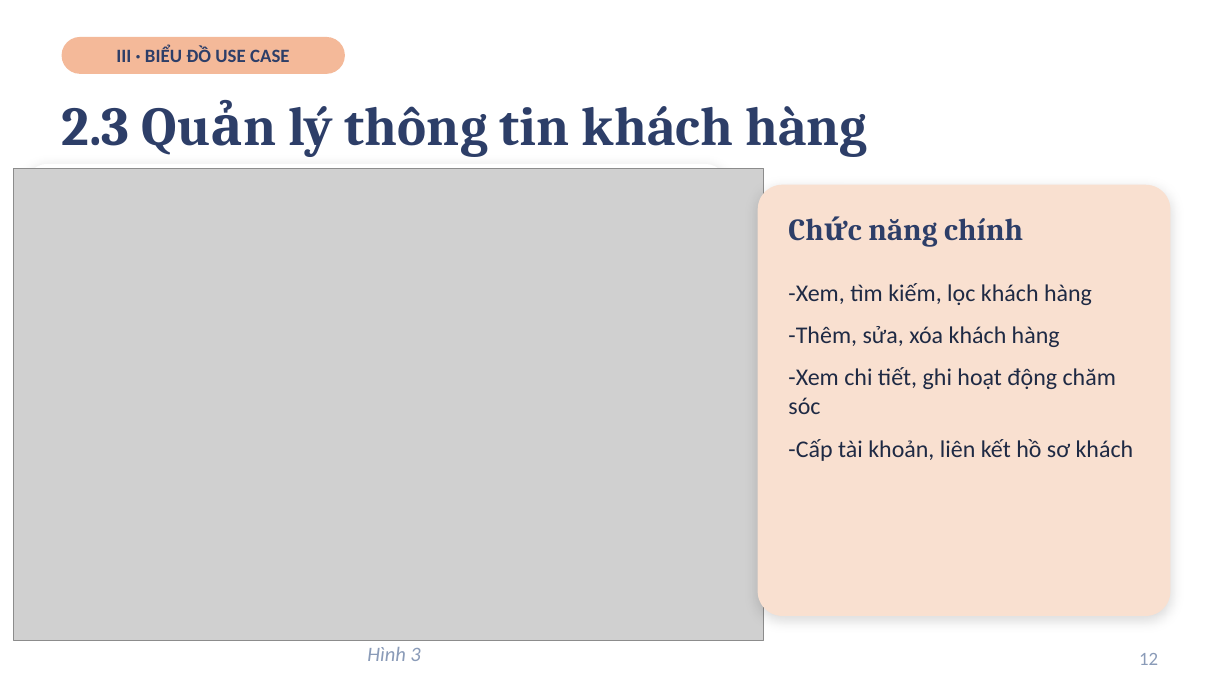
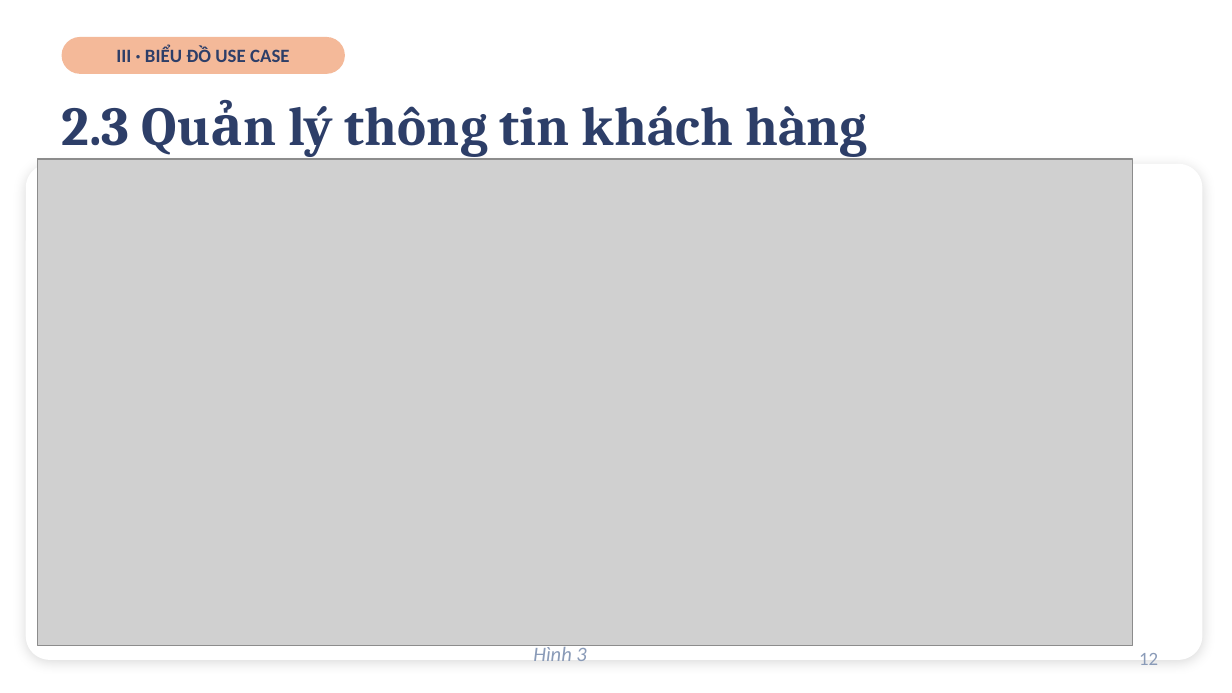
Before and after one commit to tqlong1003/SPS-System, a slide deck: slide 12 of Slide_Khoa_Luan.pptx. Drawn at 1232x693 pixels with LibreOffice and Linux fonts; fonts in the diff are those of the drawing; grey boxes stand for pictures. Boxes give left, top, right and bottom in pixels: in the first picture for what was removed or moved away, otherwise in the second. Text is boxed around its words. In the diff, an @@ line names an element or a change of style, - is before the commit and + after.

```diff
--- a/Slide_Khoa_Luan.pptx
+++ b/Slide_Khoa_Luan.pptx
@@ rounded rectangle: place and size @@
-rounded rectangle at bbox=[26, 164, 727, 616]
+rounded rectangle at bbox=[26, 164, 1202, 660]
@@ picture: place and size @@
-picture at bbox=[14, 169, 764, 641]
+picture at bbox=[38, 159, 1133, 646]
@@ rounded rectangle removed at bbox=[758, 185, 1170, 616] @@
@@ text removed at bbox=[868, 218, 1023, 247] @@
-Chức năng chính
@@ text removed at bbox=[788, 283, 1134, 461] @@
--Xem, tìm kiếm, lọc khách hàng
--Thêm, sửa, xóa khách hàng
--Xem chi tiết, ghi hoạt động chăm sóc
--Cấp tài khoản, liên kết hồ sơ khách
@@ text "Hình 3": place and size @@
-text "Hình 3" at bbox=[367, 647, 420, 661]
+text "Hình 3" at bbox=[533, 645, 586, 661]
```
Also in this commit, not shown: 12 other slides changed, 1 other file.
